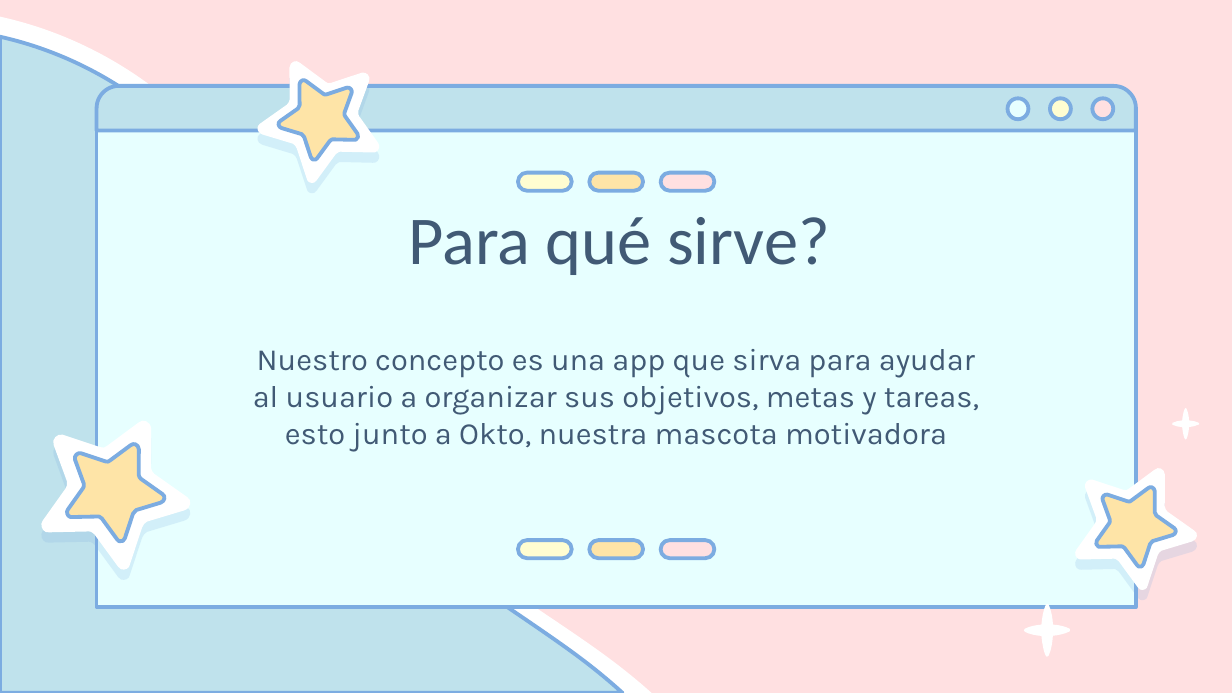
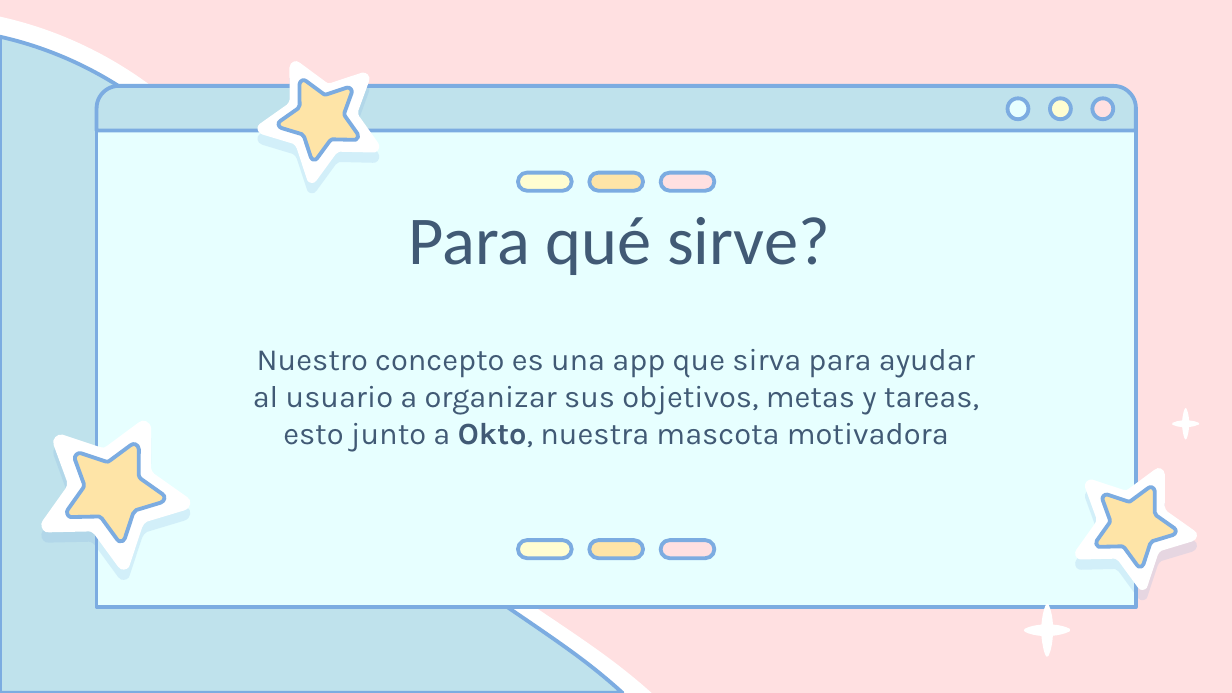
Before and after one commit to AdrianMtzTrev/Oktodo, a slide deck: slide 3 of media/OKTODO_1ER AVANCE.pptx. Drawn at 1232x693 pixels with LibreOffice and Linux fonts; fonts in the diff are those of the drawing. Boxes give left, top, right and bottom in pixels: in the first picture for what was removed or moved away, otherwise in the second. Text is boxed around its words. In the diff, an @@ line names an element or a change of style, - is before the commit and + after.

```diff
--- a/media/OKTODO_1ER AVANCE.pptx
+++ b/media/OKTODO_1ER AVANCE.pptx
@@ subtitle "Nuestro concepto es una app ..." at (253, 349, 979, 452): bold on in "Okto," @@
```
Also in this commit, not shown: 11 other slides changed.
